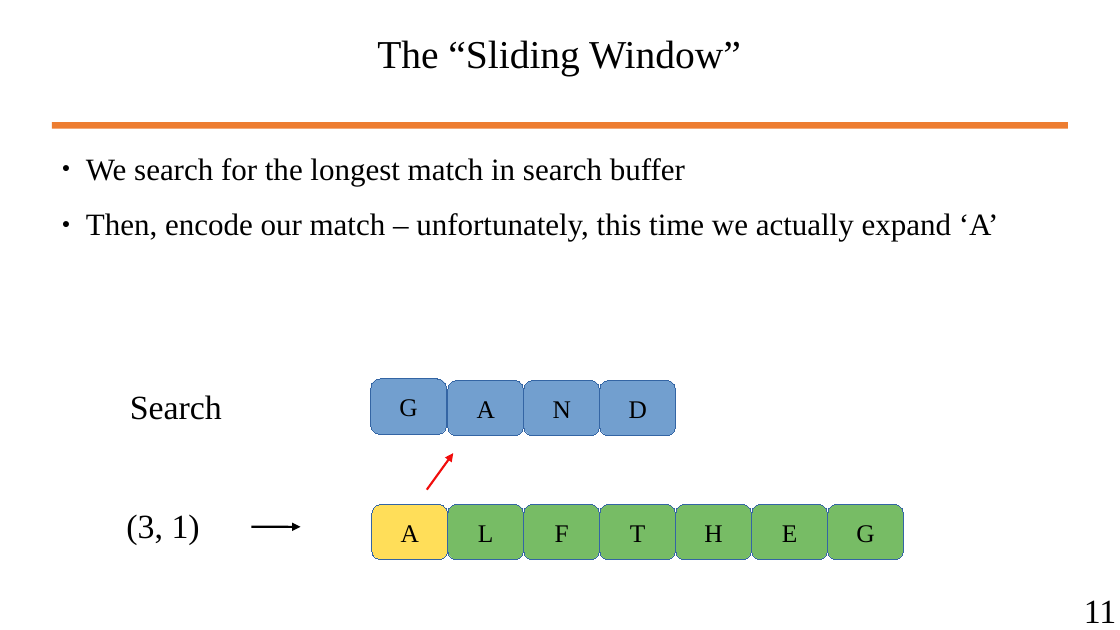
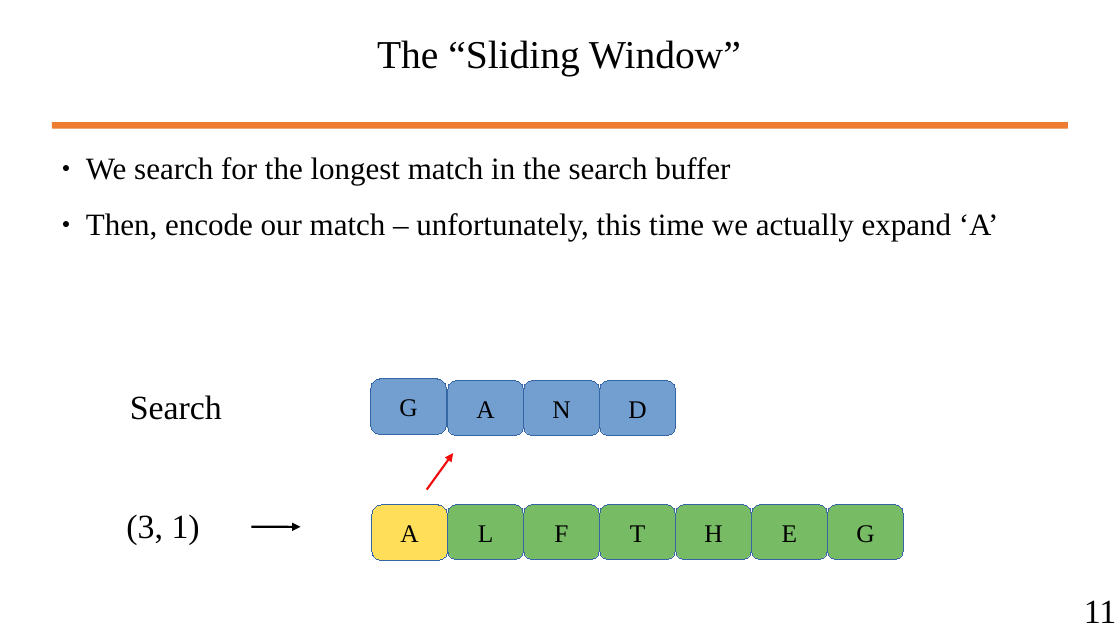
Before and after one commit to wbuz24/undergrad-repo, a slide deck: slide 13 of S24/cs494/notes/LZ77.pptx. Drawn at 1120x630 pixels with LibreOffice and Linux fonts; fonts in the diff are those of the drawing. Boxes give left, top, right and bottom in pixels: in the first picture for what was removed or moved away, otherwise in the second. Text is boxed around its words. In the diff, an @@ line names an element or a change of style, - is before the commit and + after.

```diff
--- a/S24/cs494/notes/LZ77.pptx
+++ b/S24/cs494/notes/LZ77.pptx
@@ text at <box>86,157,730,185</box>: text changed @@
-● We search for the longest match in search buffer
+● We search for the longest match in the search buffer
```
Also in this commit, not shown: 5 other slides changed, 4 slides added, 18 other files.
